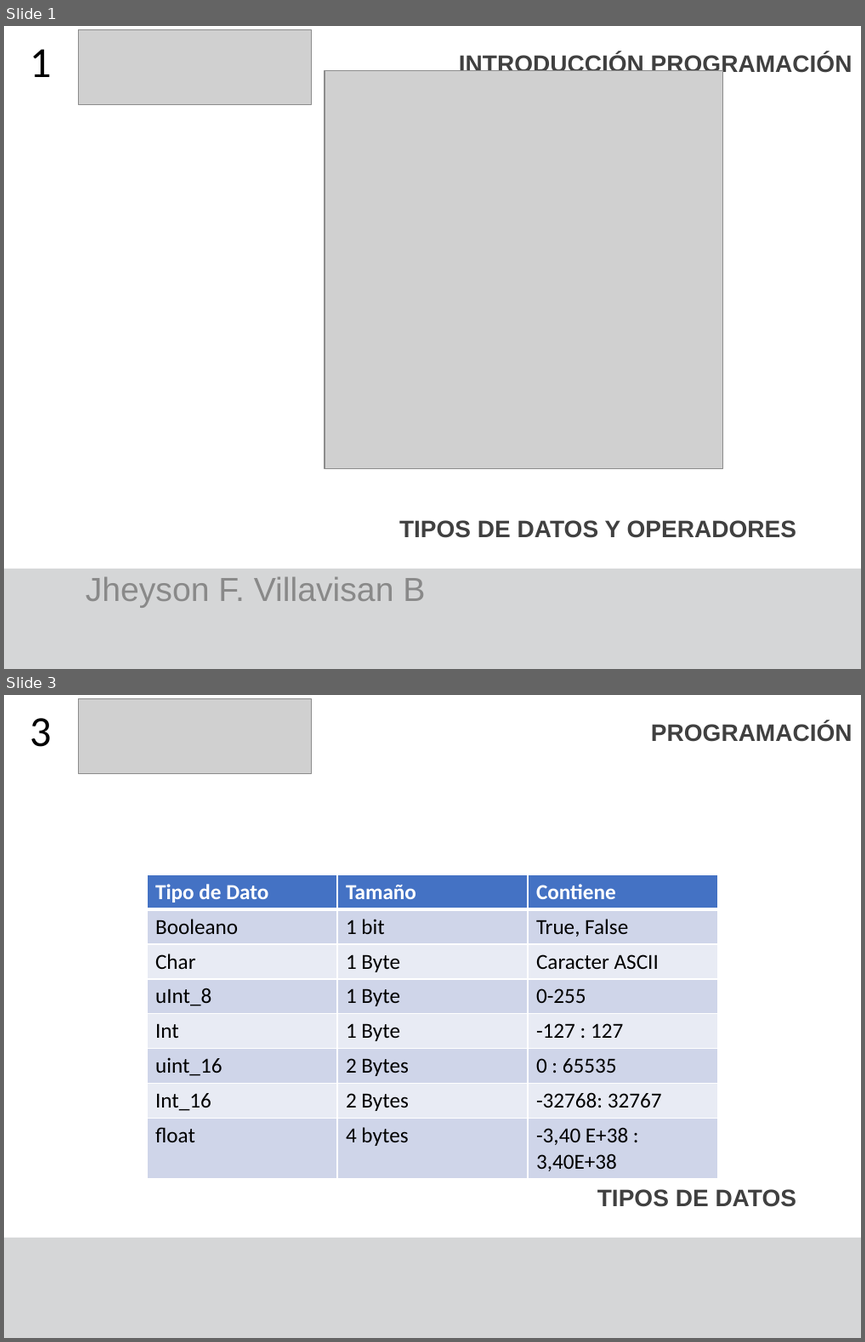
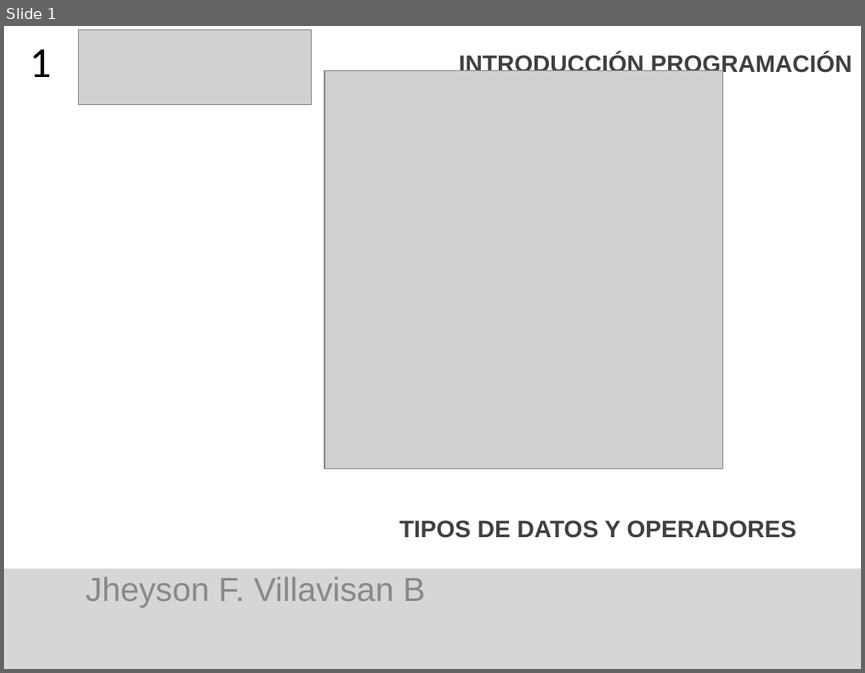
Before and after one commit to F4bian1012/Intro_Programacion, a slide deck: Sesion_2/Tipos de datos.pptx. Shown one above the other, each under a label of ours: slides 1 and 3 before the commit, slide 1 after it; the slides between them are not shown. The pictures are 865x1342 and 865x673 pixels, drawn with LibreOffice and Linux fonts; fonts in the diff are those of the drawing; grey boxes stand for pictures. Boxes give left, top, right and bottom in pixels: in the first picture for what was removed or moved away, otherwise in the second. Text is boxed around its words. In the diff, an @@ line names an element or a change of style, - is before the commit and + after.

```diff
--- a/Sesion_2/Tipos de datos.pptx
+++ b/Sesion_2/Tipos de datos.pptx
@@ slide 3 removed at <box>4,695,861,1338</box>, background #FFFFFF; not listed: 1 template element that a slide beside it also shows @@
@@ title removed at <box>30,718,52,747</box> @@
-3
@@ picture removed at <box>79,699,312,774</box> @@
@@ text removed at <box>651,722,852,742</box> @@
-PROGRAMACIÓN
@@ table removed at <box>147,875,718,1174</box>, 8 rows, 3 columns @@
-Tipo de Dato | Tamaño | Contiene
-Booleano | 1 bit | True, False
-Char | 1 Byte | Caracter ASCII
-uInt_8 | 1 Byte | 0-255
-Int | 1 Byte | -127 : 127
-uint_16 | 2 Bytes | 0 : 65535
-Int_16 | 2 Bytes | -32768: 32767
-float | 4 bytes | -3,40 E+38 : 3,40E+38
@@ text removed at <box>597,1189,797,1207</box> @@
-TIPOS DE DATOS
```
Also in this commit, not shown: 8 slides changed, 2 other slides removed, 1 other file.
